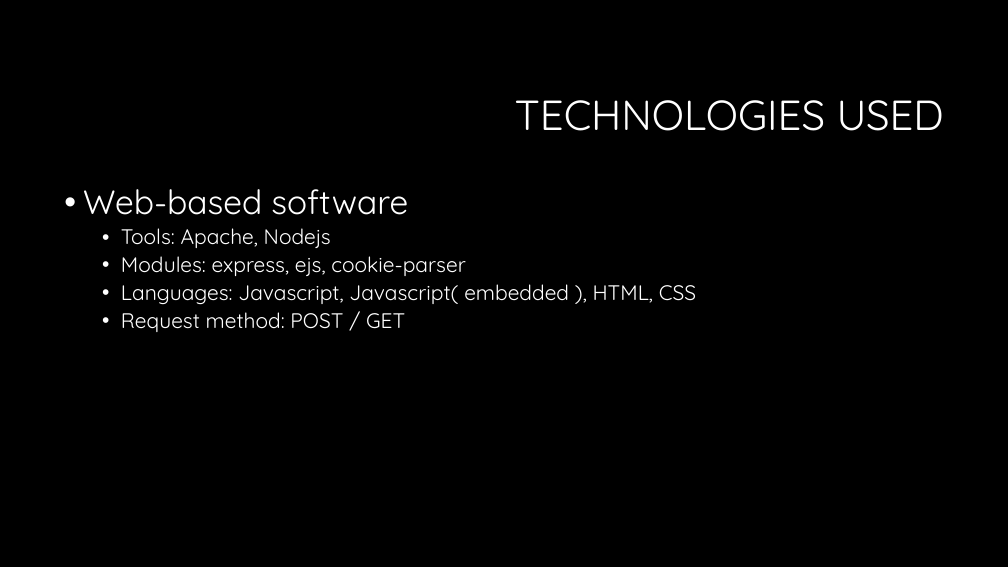
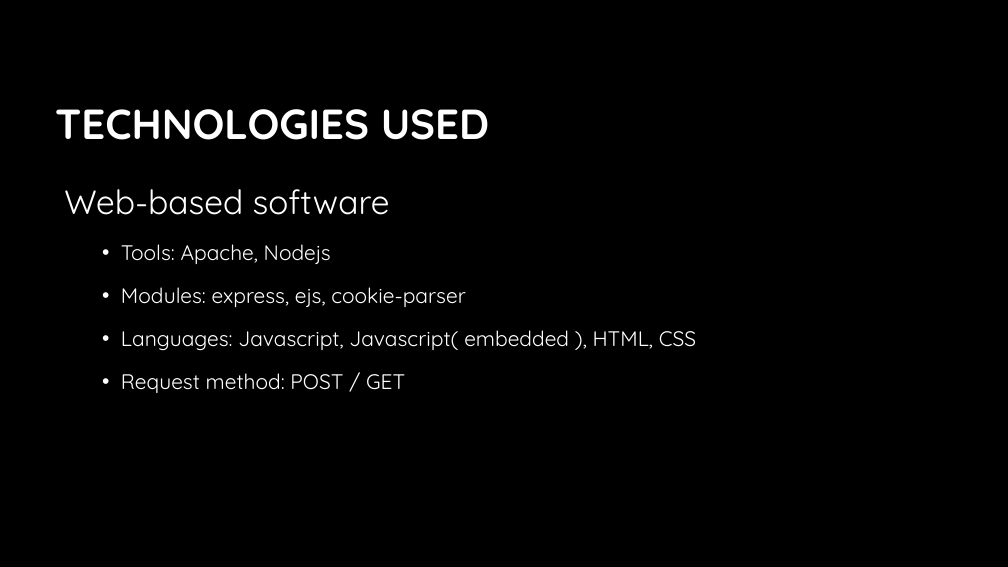
Before and after one commit to Steven-lei/Password-Generator, a slide deck: slide 10 of document/Presentation Password Generator.pptx (slide 9 before the commit). Drawn at 1008x567 pixels with LibreOffice and Linux fonts; fonts in the diff are those of the drawing; background and template pictures are left out. Boxes give left, top, right and bottom in pixels: in the first picture for what was removed or moved away, otherwise in the second. Text is boxed around its words. In the diff, an @@ line names an element or a change of style, - is before the commit and + after.

```diff
--- a/document/Presentation Password Generator.pptx
+++ b/document/Presentation Password Generator.pptx
@@ title "TECHNOLOGIES USED": place and size @@
-title "TECHNOLOGIES USED" at box(515, 100, 944, 131)
+title "TECHNOLOGIES USED" at box(55, 109, 489, 140)
@@ title "TECHNOLOGIES USED" at box(55, 109, 489, 140): bold on; alignment right to left @@
@@ text "Web-based software" at box(64, 189, 696, 393): bullet • to none; line spacing 0.9 to 1.5 @@
```
Also in this commit, not shown: 12 other slides changed, 1 slide added.
